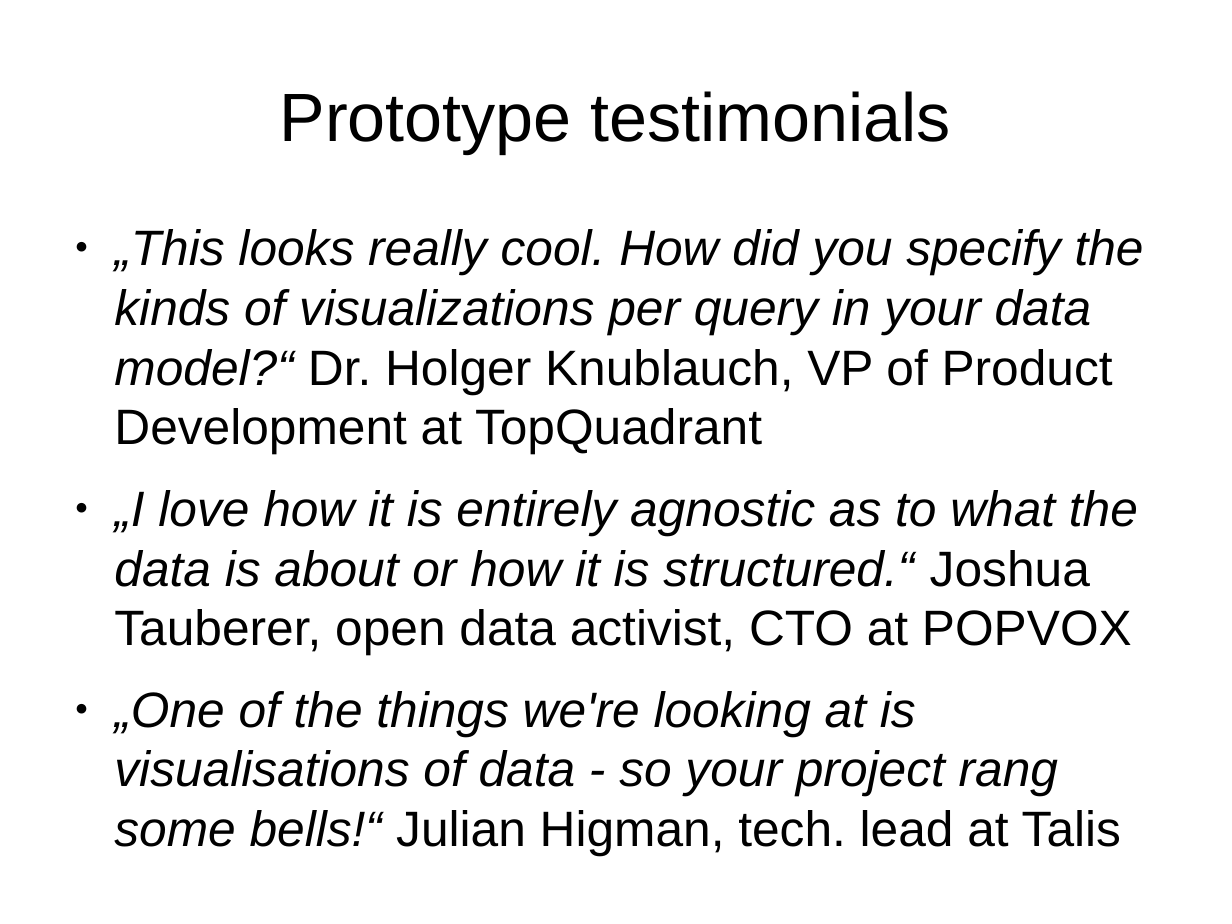
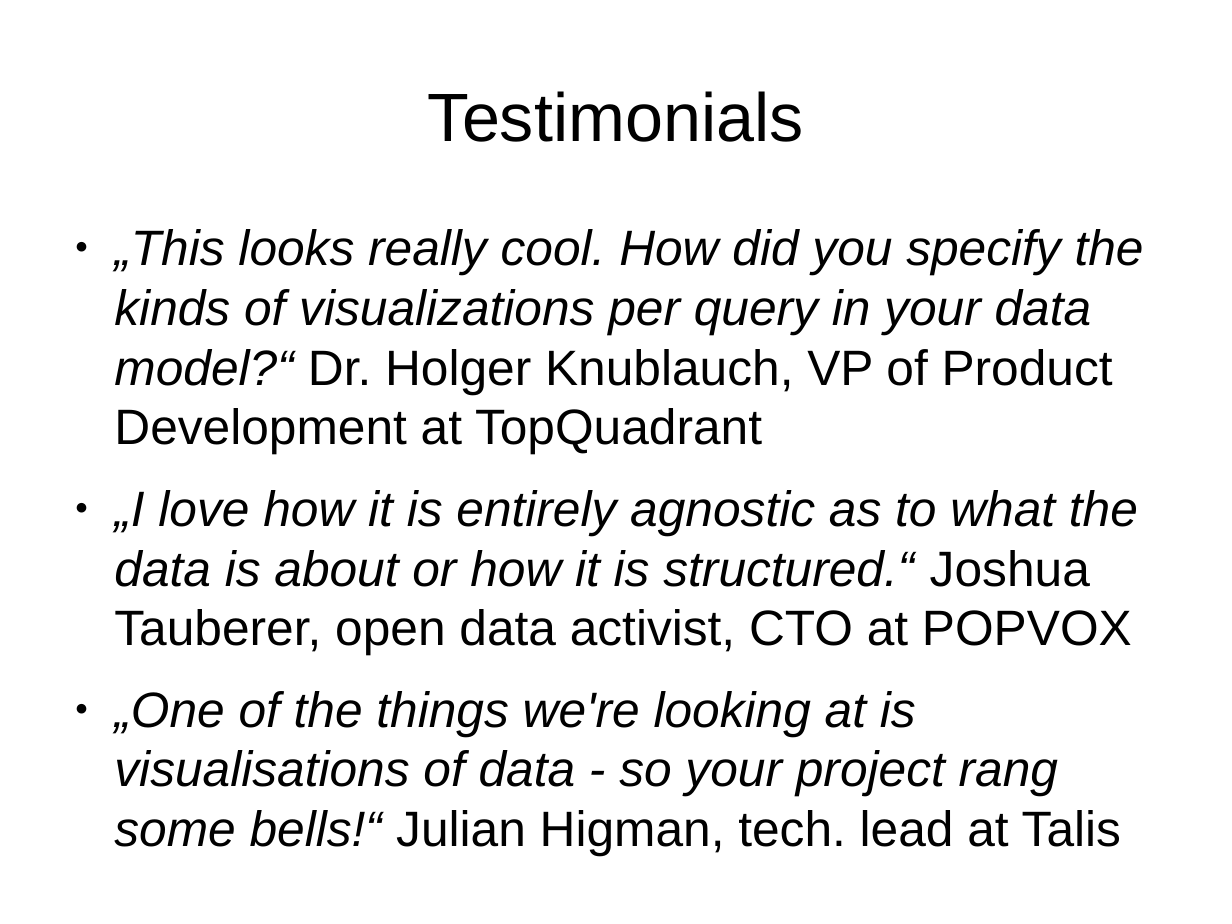
Before and after one commit to AtomGraph/Web-Client, a slide deck: slide 13 of web/docs/presentation.odp (slide 12 before the commit). Drawn at 1232x924 pixels with LibreOffice and Linux fonts; fonts in the diff are those of the drawing. Boxes give left, top, right and bottom in pixels: in the first picture for what was removed or moved away, otherwise in the second. Text is boxed around its words. In the diff, an @@ line names an element or a change of style, - is before the commit and + after.

```diff
--- a/web/docs/presentation.odp
+++ b/web/docs/presentation.odp
@@ title at (428, 91, 804, 142): text changed @@
-Prototype testimonials
+Testimonials
```
Also in this commit, not shown: 1 other slide changed, 2 slides added, 1 slide removed, 4 other files.
